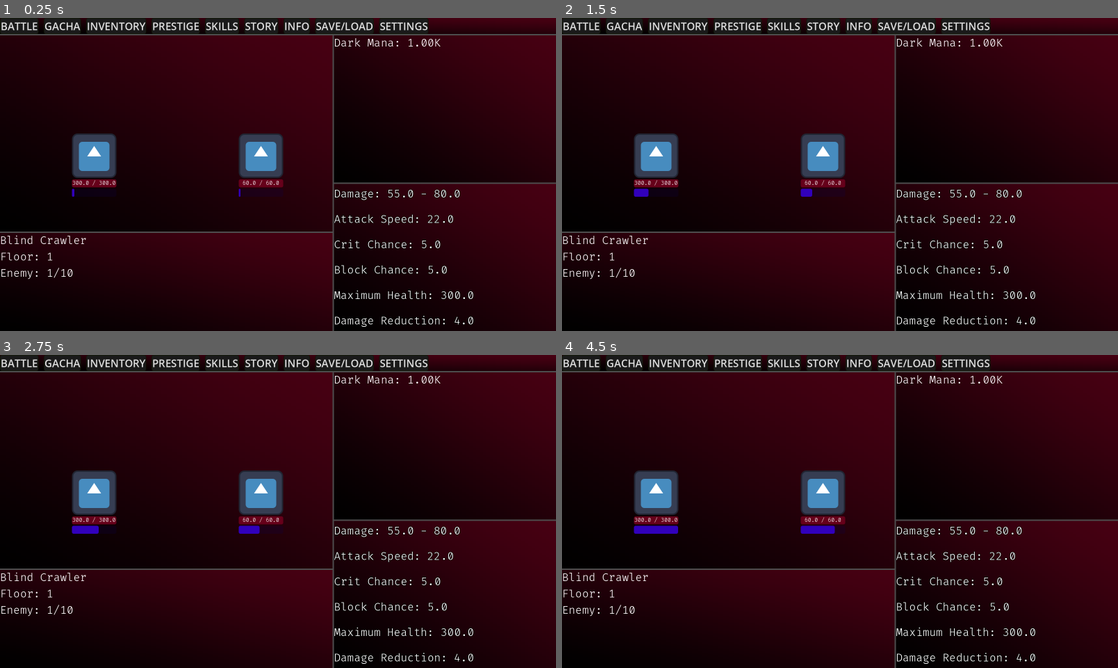
Above: before the commit, frames 1-4 (two rows, left to right).
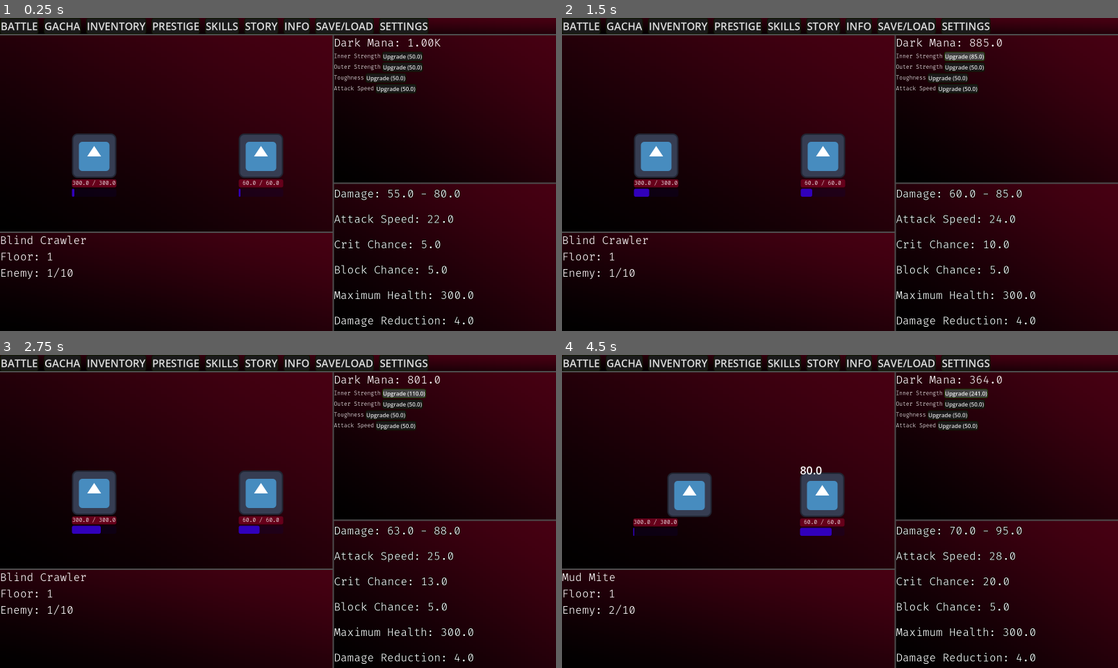
Above: after the commit, the same moments.

Repository: KeremArdaK/idling_to_cultivate
Game: Godot game, scene res://Scenes/master_scene.tscn
The game is run twice, just before and just after one commit, with the same random seed, the same clock (stepped at 60 frames per second) and the same inputs. The engine's default icon, where the game draws it, is replaced by a stand-in: a white triangle on a blue panel in a dark square.
Inputs (mouse positions are in pixels of both pictures, inside the frame that each line leads up to):
- Up to frame 1 (0.25 s): no input
- Up to frame 2 (1.5 s): click (962, 55) at 0.5 s, where only the run after the commit has a clickable "Upgrade (50.0)"; click (962, 55) at 1.25 s, where only the run after the commit has a clickable "Upgrade (65.0)"
- Up to frame 3 (2.75 s): click (400, 392) at 2 s, where only the run after the commit has a clickable "Upgrade (85.0)"
- Up to frame 4 (4.5 s): click (967, 392) at 2.75 s, where only the run after the commit has a clickable "Upgrade (110.0)"; click (967, 392) at 3.5 s, where only the run after the commit has a clickable "Upgrade (143.0)"; click (967, 392) at 4.25 s, where only the run after the commit has a clickable "Upgrade (186.0)"

The runs differ from the first frame. In frame 1, 0.9% of the frame differs, in the area x 60-76%, y 10-24%; in frame 2, 1.1%; in frame 3, 1.2%; in frame 4, 4.2%, in the area x 0-81%, y 6-83%.

Commit message:
Add right-top panel and dark-mana upgrades
Introduce a purchasable upgrades panel and wire dark mana upgrades into combat calculations.

- Add new RightTopPanel scene script (Scenes/right_top_panel.gd) with UI elements and purchase logic for base_inner_str, base_outer_str, base_bamt and base_as. Adds cost scaling and UI update routines.
- Update battlescene.tscn to include the new panel and its nodes, and set battlescene.gd to sync player_entity.speed with Globals.attack_speed.
- Extend Globals: add dark_mana_upgrades application to calculate_combat_stats (each upgrade gives +5 stat points), add new base_as upgrade key, and include base_as in attack_speed calculation (+2.0 per level). Recalculate other derived stats accordingly.
- Change save_manager hard reset default total_dark_mana from 100 to 1000.
- Tweak Vampiric Touch resource by removing description and rarity fields.
- Minor theme adjustments in itoctheme.tres (border colors and removed border_blend entries).

Note: right_top_panel.gd's UI uses differing keys for attack speed cost (references "base_atk_speed" in update_all_ui) while the upgrade key used elsewhere is "base_as" — this should be reconciled to avoid a runtime mismatch.

Diff:
--- a/Globals/globals.gd
+++ b/Globals/globals.gd
@@ -3,7 +3,8 @@
 var dark_mana_upgrades: Dictionary = {
 	"base_inner_str": 0,
 	"base_outer_str": 0,
-	"base_bamt": 0
+	"base_bamt": 0,
+	"base_as": 0
 }
 
 var suffixes = ["","K","M","B","T","Qa","Qi","Sx","Sp","Oc","No","Dc","Ud","Dd","Td"]
@@ -51,17 +52,19 @@
 
 #savaş gücümüzü yeniden hesaplayan motor
 func calculate_combat_stats() -> void:
-	#önce her şeyi temel hale çevir
-	inner_str = base_inner_str
-	outer_str = base_outer_str
-	bamt = base_bamt
+	# 1. ÖNCE DARK MANA YÜKSELTMELERİNİ TEMEL STATLARA EKLE
+	# Her bir seviye upgrade'i sana 5 stat puanı versin (bu çarpanı dilediğin gibi dengele)
+	inner_str = base_inner_str + (dark_mana_upgrades["base_inner_str"] * 5.0)
+	outer_str = base_outer_str + (dark_mana_upgrades["base_outer_str"] * 5.0)
+	bamt = base_bamt + (dark_mana_upgrades["base_bamt"] * 5.0)
+
 	dark_mana_gain_multiplier = 1.0
 	total_bleed_dmg = 0.0
 	total_burn_dmg = 0.0
 	total_poison_dmg = 0.0
 	total_life_steal = 0.0
 
-	#çantadaki aktif yetenekleri tek tek oku ve gücü arttır
+	# 2. ÇANTADAKİ YETENEKLERİN ÇARPANLARINI UYGULA
 	for skill in player_inv.equipped_skills:
 		inner_str *= skill.inner_strength_mult
 		outer_str *= skill.outer_strength_mult
@@ -72,13 +75,15 @@
 		total_poison_dmg += skill.poison_dmg_per_sec
 		total_life_steal += skill.life_steal_percent
 
+	# 3. YENİ STATLARLA SAVAŞ GÜCÜNÜ HESAPLA
 	min_damage = 50.0 + (inner_str * 0.5)
-	attack_speed = 20.0 + (inner_str * 0.2)
+
+	# Dikkat: Attack Speed'i doğrudan dark mana upgrade seviyesiyle(x2.0) arttırıyoruz!
+	attack_speed = 20.0 + (inner_str * 0.2) + (dark_mana_upgrades["base_as"] * 2.0)
+
 	crit_chance = clamp(inner_str * 0.5, 0.0, 100.0)
-
 	max_damage = 10.0 + (outer_str * 1.5) + min_damage
 	block_chance = clamp(outer_str * 0.5, 0.0, 75.0)
-
 	max_hp = 100.0 + (outer_str * 5.0) + (bamt * 15.0)
 	hp_regen = bamt * 0.2
 	damage_reduction = clamp(bamt * 0.4, 0.0, 85.0)
--- a/Globals/save_manager.gd
+++ b/Globals/save_manager.gd
@@ -48,7 +48,7 @@
 		DirAccess.remove_absolute(SAVE_PATH)
 
 	#statları fabrika ayarlarına döndür
-	Globals.total_dark_mana = 100
+	Globals.total_dark_mana = 1000
 	Globals.roll_cost = 100
 	Globals.current_floor = 1
 	Globals.enemies_defeated = 0
--- a/Scenes/battlescene.gd
+++ b/Scenes/battlescene.gd
@@ -107,6 +107,7 @@
 	update_stats_ui()
 
 	player_entity.max_hp = Globals.max_hp
+	player_entity.speed = Globals.attack_speed
 
 	#kamera sarsıntısı eklencek
 	if shake_strength > 0:
--- a/Scenes/battlescene.tscn
+++ b/Scenes/battlescene.tscn
@@ -1,6 +1,7 @@
 [gd_scene format=3 uid="uid://bt1sw4td63udd"]
 
 [ext_resource type="Script" uid="uid://sfdiqr1gy4pt" path="res://Scenes/battlescene.gd" id="1_06jng"]
+[ext_resource type="Script" uid="uid://b5iaenal8i6b4" path="res://Scenes/right_top_panel.gd" id="2_25ihy"]
 
 [node name="Control" type="Control" unique_id=1601488368]
 layout_mode = 3
@@ -65,6 +66,7 @@
 [node name="RightTopPanel" type="PanelContainer" parent="HBoxContainer/RightSide" unique_id=1152253324]
 layout_mode = 2
 size_flags_vertical = 3
+script = ExtResource("2_25ihy")
 
 [node name="VBoxContainer" type="VBoxContainer" parent="HBoxContainer/RightSide/RightTopPanel" unique_id=179216575]
 layout_mode = 2
@@ -73,6 +75,42 @@
 layout_mode = 2
 theme_override_font_sizes/font_size = 32
 text = "dark mana"
+
+[node name="InnerSTR" type="HBoxContainer" parent="HBoxContainer/RightSide/RightTopPanel/VBoxContainer" unique_id=1618623472]
+layout_mode = 2
+
+[node name="InnerStrLbl" type="Label" parent="HBoxContainer/RightSide/RightTopPanel/VBoxContainer/InnerSTR" unique_id=1486270486]
+layout_mode = 2
+
+[node name="InnerStrBtn" type="Button" parent="HBoxContainer/RightSide/RightTopPanel/VBoxContainer/InnerSTR" unique_id=913706490]
+layout_mode = 2
+
+[node name="OuterSTR" type="HBoxContainer" parent="HBoxContainer/RightSide/RightTopPanel/VBoxContainer" unique_id=1001841585]
+layout_mode = 2
+
+[node name="OuterStrLbl" type="Label" parent="HBoxContainer/RightSide/RightTopPanel/VBoxContainer/OuterSTR" unique_id=933835471]
+layout_mode = 2
+
+[node name="OuterStrBtn" type="Button" parent="HBoxContainer/RightSide/RightTopPanel/VBoxContainer/OuterSTR" unique_id=498925964]
+layout_mode = 2
+
+[node name="Toughness" type="HBoxContainer" parent="HBoxContainer/RightSide/RightTopPanel/VBoxContainer" unique_id=611055308]
+layout_mode = 2
+
+[node name="ToughnessLbl" type="Label" parent="HBoxContainer/RightSide/RightTopPanel/VBoxContainer/Toughness" unique_id=1711687442]
+layout_mode = 2
+
+[node name="ToughnessBtn" type="Button" parent="HBoxContainer/RightSide/RightTopPanel/VBoxContainer/Toughness" unique_id=676934255]
+layout_mode = 2
+
+[node name="AttackSpeed" type="HBoxContainer" parent="HBoxContainer/RightSide/RightTopPanel/VBoxContainer" unique_id=1696056613]
+layout_mode = 2
+
+[node name="ASLbl" type="Label" parent="HBoxContainer/RightSide/RightTopPanel/VBoxContainer/AttackSpeed" unique_id=622439880]
+layout_mode = 2
+
+[node name="ASBtn" type="Button" parent="HBoxContainer/RightSide/RightTopPanel/VBoxContainer/AttackSpeed" unique_id=334100376]
+layout_mode = 2
 
 [node name="RightBottomPanel" type="ScrollContainer" parent="HBoxContainer/RightSide" unique_id=1854535572]
 layout_mode = 2
--- /dev/null
+++ b/Scenes/right_top_panel.gd
@@ -0,0 +1,51 @@
+extends PanelContainer
+
+@onready var inner_str_lbl: Label = $VBoxContainer/InnerSTR/InnerStrLbl
+@onready var inner_str_btn: Button = $VBoxContainer/InnerSTR/InnerStrBtn
+@onready var outer_str_lbl: Label = $VBoxContainer/OuterSTR/OuterStrLbl
+@onready var outer_str_btn: Button = $VBoxContainer/OuterSTR/OuterStrBtn
+@onready var toughness_lbl: Label = $VBoxContainer/Toughness/ToughnessLbl
+@onready var toughness_btn: Button = $VBoxContainer/Toughness/ToughnessBtn
+@onready var as_lbl: Label = $VBoxContainer/AttackSpeed/ASLbl
+@onready var as_btn: Button = $VBoxContainer/AttackSpeed/ASBtn
+
+var base_cost: float = 50.0
+var cost_multiplier: float = 1.3
+
+func _process(delta: float) -> void:
+	update_all_ui()
+
+func _ready() -> void:
+	update_all_ui()
+
+	inner_str_btn.pressed.connect(func(): buy_upgrade("base_inner_str"))
+	outer_str_btn.pressed.connect(func(): buy_upgrade("base_outer_str"))
+	toughness_btn.pressed.connect(func(): buy_upgrade("base_bamt"))
+	as_btn.pressed.connect(func(): buy_upgrade("base_as"))
+
+func get_cost(stat_key: String) -> float:
+	var current_level = Globals.dark_mana_upgrades.get(stat_key, 0)
+	return base_cost * pow(cost_multiplier, current_level)
+
+
+func buy_upgrade(stat_key: String) -> void:
+	var cost = get_cost(stat_key)
+
+	if Globals.total_dark_mana >= cost:
+		Globals.total_dark_mana -= cost
+		Globals.dark_mana_upgrades[stat_key] += 1
+
+		Globals.calculate_combat_stats()
+		update_all_ui()
+
+
+
+func update_all_ui() -> void:
+	inner_str_btn.text = "Upgrade (" + Globals.format_number(get_cost("base_inner_str")) + ")"
+	inner_str_lbl.text = "Inner Strength"
+	outer_str_btn.text = "Upgrade (" + Globals.format_number(get_cost("base_outer_str")) + ")"
+	outer_str_lbl.text = "Outer Strength"
+	toughness_btn.text = "Upgrade (" + Globals.format_number(get_cost("base_bamt")) + ")"
+	toughness_lbl.text = "Toughness"
+	as_btn.text = "Upgrade (" + Globals.format_number(get_cost("base_atk_speed")) + ")"
+	as_lbl.text = "Attack Speed"
--- a/Skills/Rare Skills/vampiric_touch.tres
+++ b/Skills/Rare Skills/vampiric_touch.tres
@@ -5,7 +5,5 @@
 [resource]
 script = ExtResource("1_46s8f")
 skill_name = "Vampiric Touch"
-description = "This skill gives you %15 lifesteal."
-rarity = 1
 life_steal_percent = 15.0
 metadata/_custom_type_script = "uid://bfcnay3odbjv6"
--- a/UI Theme/itoctheme.tres
+++ b/UI Theme/itoctheme.tres
@@ -8,7 +8,7 @@
 border_width_top = 2
 border_width_right = 2
 border_width_bottom = 2
-border_color = Color(0.0627451, 0.09019608, 0.011764706, 1)
+border_color = Color(0.1882353, 0.3019608, 0.1882353, 1)
 corner_radius_top_left = 5
 corner_radius_top_right = 5
 corner_radius_bottom_right = 5
@@ -20,7 +20,7 @@
 border_width_top = 2
 border_width_right = 2
 border_width_bottom = 2
-border_color = Color(0.0627451, 0.09019608, 0.011764706, 1)
+border_color = Color(0.11138939, 0.2169852, 0.00029188895, 1)
 corner_radius_top_left = 5
 corner_radius_top_right = 5
 corner_radius_bottom_right = 5
@@ -33,7 +33,6 @@
 border_width_right = 2
 border_width_bottom = 2
 border_color = Color(0.061530747, 0.08940407, 0.012771904, 1)
-border_blend = true
 corner_radius_top_left = 5
 corner_radius_top_right = 5
 corner_radius_bottom_right = 5
@@ -45,7 +44,6 @@
 border_width_top = 2
 border_width_right = 2
 border_width_bottom = 2
-border_color = Color(1, 1, 1, 1)
 corner_radius_top_left = 5
 corner_radius_top_right = 5
 corner_radius_bottom_right = 5
Not shown, added: Scenes/right_top_panel.gd.uid
